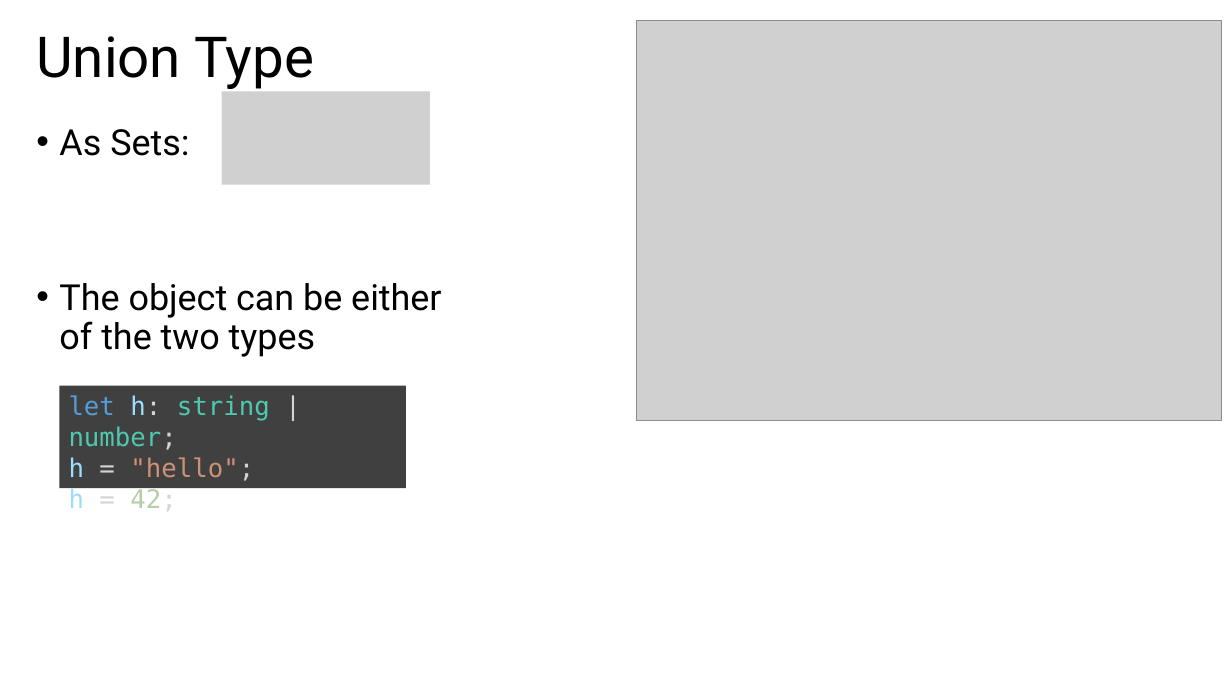
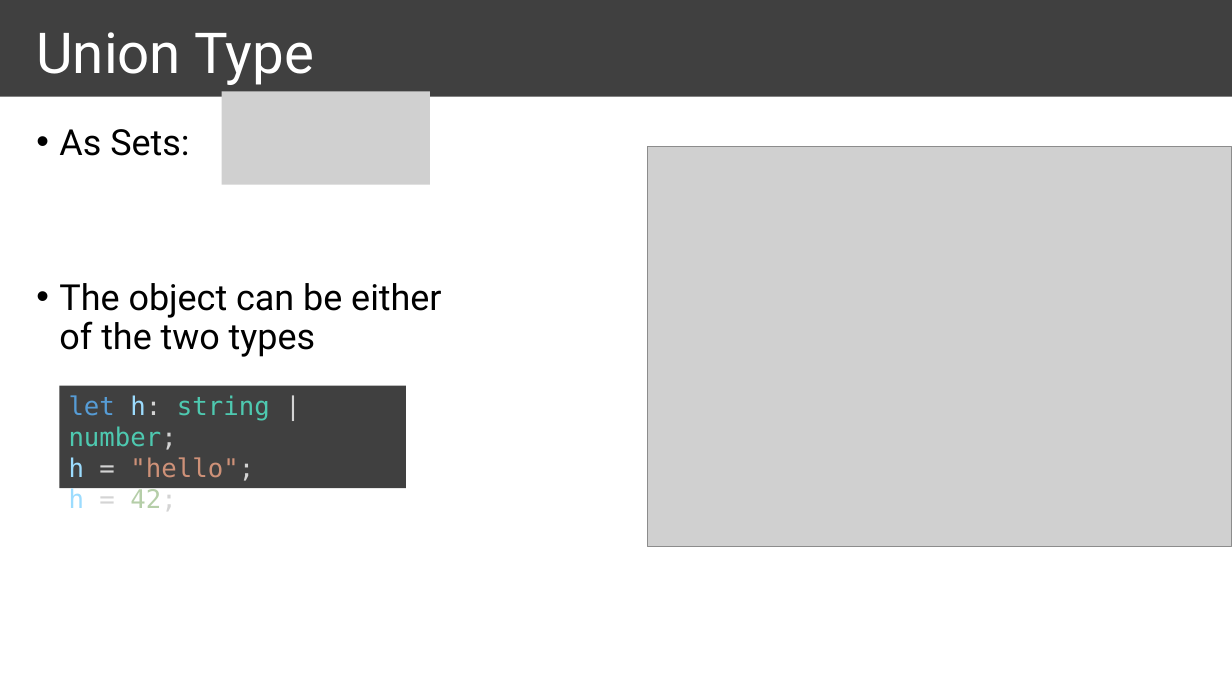
Before and after one commit to ymekesser/a-type-of-magic-presentation, a slide deck: slide 18 of a-type-of-magic.pptx. Drawn at 1232x693 pixels with LibreOffice and Linux fonts; fonts in the diff are those of the drawing; grey boxes stand for pictures. Boxes give left, top, right and bottom in pixels: in the first picture for what was removed or moved away, otherwise in the second. Text is boxed around its words. In the diff, an @@ line names an element or a change of style, - is before the commit and + after.

Commit message:
Adjusted the layout a bit to give it more structure

```diff
--- a/a-type-of-magic.pptx
+++ b/a-type-of-magic.pptx
@@ rectangle added at (0,0,1232,97), fill #404040 @@
@@ title "Union Type" at (36,32,314,85): text colour #000000 to #FFFFFF @@
@@ picture: place and size @@
-picture at (637,20,1222,421)
+picture at (648,147,1232,547)
```
Also in this commit, not shown: 18 other slides changed.
